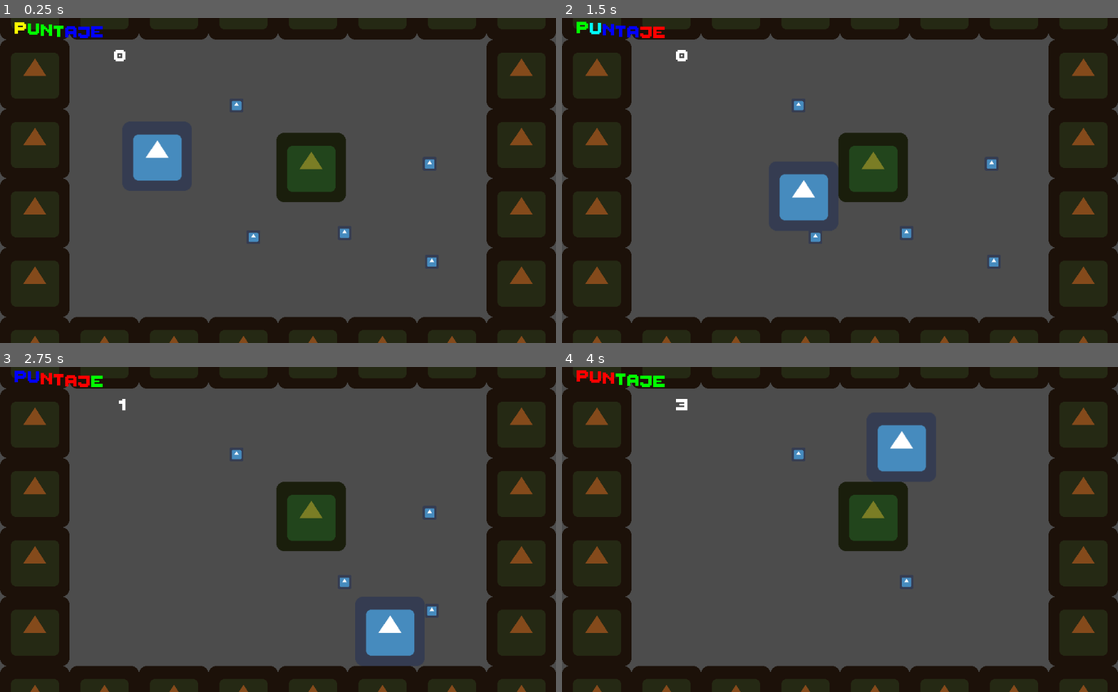
Above: before the commit, frames 1-4 (two rows, left to right).
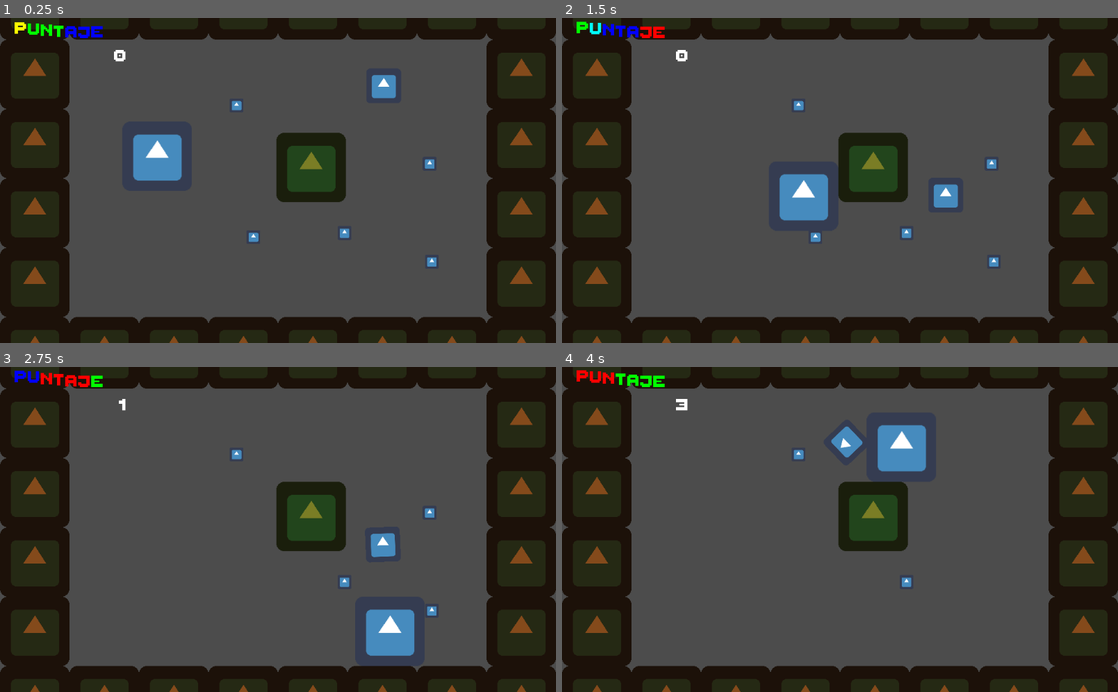
Above: after the commit, the same moments.

Repository: elixs/Tutorial-Godot-VGDEV
Game: Godot game, scene res://scenes/Main.tscn
Two runs of this game, one before a commit and one after it. Both use one fixed random seed, a clock stepped at 60 frames per second and the inputs below. The engine's default icon, where the game draws it, is replaced by a stand-in: a white triangle on a blue panel in a dark square. Sound files missing from this copy of the repository are replaced by a short silence.
Inputs:
- Up to frame 1 (0.25 s): no input
- Up to frame 2 (1.5 s): hold D (right) 0.53-1.28 s; hold S (down) from 1.28 s (still down)
- Up to frame 3 (2.75 s): release S (down) at 2.03 s; hold D (right) from 2.03 s (still down)
- Up to frame 4 (4 s): release D (right) at 2.78 s; hold W (up) 2.78-3.53 s; hold A (left) from 3.53 s (still down)

The runs differ from the first frame. In frame 1, 0.3% of the frame differs, in the area x 66-72%, y 17-25%; in frame 2, 0.3%; in frame 3, 0.3%, in the area x 66-72%, y 51-59%; in frame 4, 0.3%.

Commit message:
add physics simulation example

Diff:
--- a/scenes/Main.tscn
+++ b/scenes/Main.tscn
@@ -33,6 +33,12 @@
 
 [sub_resource type="RectangleShape2D" id=3]
 extents = Vector2( 64, 64 )
+
+[sub_resource type="PhysicsMaterial" id=4]
+bounce = 1.0
+
+[sub_resource type="RectangleShape2D" id=5]
+extents = Vector2( 32, 32 )
 
 [node name="Main" type="Node2D"]
 
@@ -76,3 +82,18 @@
 shape = SubResource( 3 )
 
 [node name="UI" parent="." instance=ExtResource( 4 )]
+
+[node name="RigidBody2D" type="RigidBody2D" parent="."]
+position = Vector2( 706.662, 119.719 )
+physics_material_override = SubResource( 4 )
+gravity_scale = 2.0
+__meta__ = {
+"_edit_group_": true
+}
+
+[node name="Sprite" type="Sprite" parent="RigidBody2D"]
+scale = Vector2( 0.5, 0.5 )
+texture = ExtResource( 3 )
+
+[node name="CollisionShape2D" type="CollisionShape2D" parent="RigidBody2D"]
+shape = SubResource( 5 )
--- a/scenes/Player.tscn
+++ b/scenes/Player.tscn
@@ -6,7 +6,9 @@
 [sub_resource type="CircleShape2D" id=1]
 radius = 64.0
 
-[node name="Player" type="KinematicBody2D"]
+[node name="Player" type="KinematicBody2D" groups=[
+"player",
+]]
 script = ExtResource( 2 )
 
 [node name="Sprite" type="Sprite" parent="."]
--- a/scripts/Coin.gd
+++ b/scripts/Coin.gd
@@ -6,10 +6,11 @@
 
 
 func on_body_entered(body: Node):
-	Manager.score += 1
-	hide()
-	$CollisionShape2D.disabled = true
-	$AudioStreamPlayer.play()
+	if body.is_in_group("player"):
+		Manager.score += 1
+		hide()
+		$CollisionShape2D.disabled = true
+		$AudioStreamPlayer.play()
 
 func on_finished():
 	queue_free()
Not shown: 1 places in scenes/Main.tscn that only renumber resources
